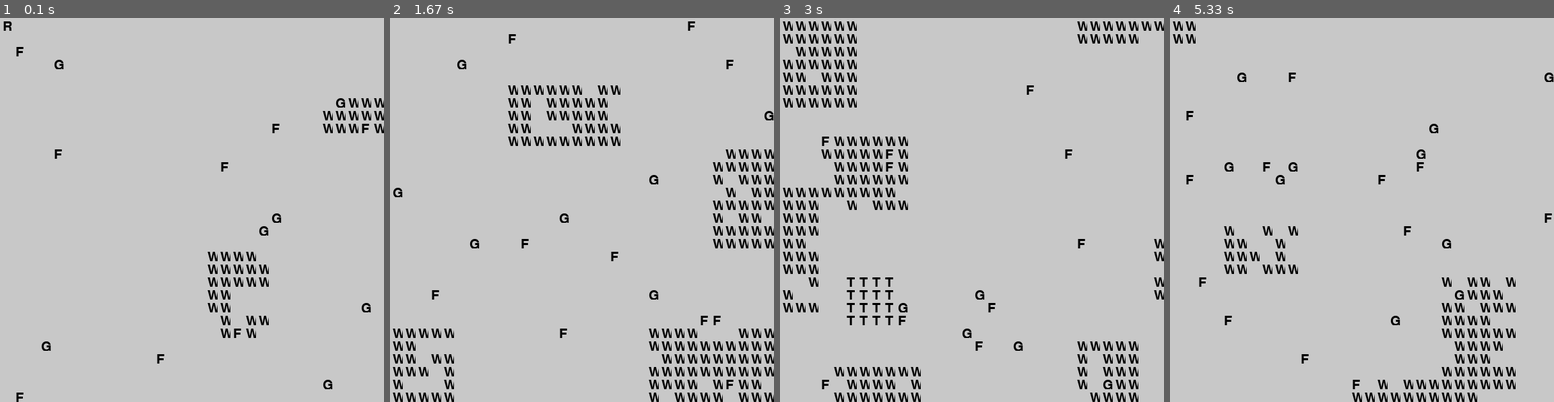
Above: before the commit, frames 1-4 (left to right).
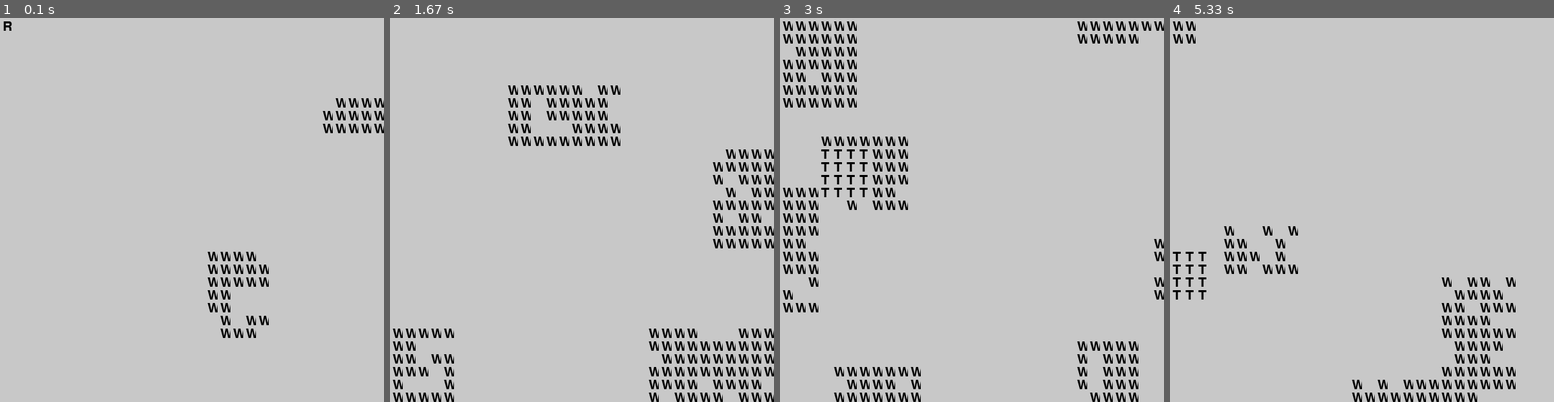
Above: after the commit, the same moments.

Repository: vstadle/AIge-of-EmpAIres
Game: pygame game, started from src/main.py
Same seed, same stepped clock (60 frames per second), same inputs: the game is played once before the commit and once after it.
Inputs:
- Up to frame 1 (0.1 s): no input
- Up to frame 2 (1.67 s): hold D 0.33-0.8 s; hold D 0.83-1.3 s; hold S 1.33-1.63 s
- Up to frame 3 (3 s): hold D 1.67-2.3 s; hold S 2.33-2.7 s; hold D from 2.73 s (still down)
- Up to frame 4 (5.33 s): release D at 3.2 s; hold D 3.23-3.7 s; hold S 3.73-4.03 s; hold D 4.07-4.7 s; hold S 4.73-5.1 s

The runs differ from the first frame. In frame 1, 0.6% of the frame differs, in the area x 4-97%, y 7-100%; in frame 2, 0.6%; in frame 3, 1.5%, in the area x 10-87%, y 17-97%; in frame 4, 1.1%.

Commit message:
génération aléatoire des towns center

Diff:
--- a/src/controller/ControllerMap.py
+++ b/src/controller/ControllerMap.py
@@ -20,11 +20,12 @@
     def placementTownCenter(self,nbPlayer,lstPlayers):
         position = []
         center_x, center_y = 60, 60
-        radius = 20
+        radius = 30
+        k = random.uniform(0,1) * 2 * math.pi
         for i in range(nbPlayer):
-            x = center_x + radius * math.cos(2 * math.pi * i / nbPlayer)
-            y = center_y + radius * math.sin(2 * math.pi * i / nbPlayer)
-            position.append((x, y))
+            x =  radius * math.cos(2 * math.pi * i / nbPlayer)
+            y =  radius * math.sin(2 * math.pi * i / nbPlayer)
+            position.append((x*math.cos(k)-y*math.sin(k) + center_x, x*math.sin(k)+y*math.cos(k) + center_y))
 
         for i in position:
             self.map.addBuilding(TownCenter(), int(i[0]), int(i[1]))
--- a/src/controller/UIHandler.py
+++ b/src/controller/UIHandler.py
@@ -21,7 +21,7 @@
         self.controllerMap.placementTownCenter(len(self.lstPlayers), self.lstPlayers)
 
         # Génération des ressources de la Map
-        self.controllerMap.genRessources(MapType.GENEROUS_RESOURCES)
+        self.controllerMap.genRessources(MapType.CENTER_RESOURCES)
 
         '''Test références des batiments sur la map avec prise de dégats'''
         '''self.controllerMap.getMap().addBuilding(TownCenter(), 0, 0)
